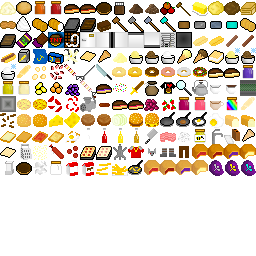
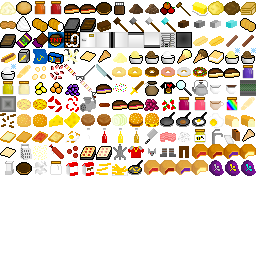
Two versions of the same layered image (w=256, h=256). Layer-by-layer changes:
added layer "Pasted Layer #187" above "Pasted Layer #186" over 226, 20, 237, 28
added layer "Pasted Layer #186" above "Pasted Layer #185" over 178, 20, 189, 28
added layer "Pasted Layer #185" above "Pasted Layer #184" over 210, 20, 221, 28
added layer "Pasted Layer #184" above "Pasted Layer #183" over 194, 20, 205, 28
added layer "Pasted Layer #183" above "Pasted Layer #182" over 161, 17, 176, 32
added layer "Pasted Layer #182" above "Pasted Layer #181" over 145, 17, 160, 32
added layer "Pasted Layer #181" above "Pasted Layer #180" over 129, 17, 144, 32
added layer "Pasted Layer #180" above "Pasted Layer #179" over 113, 17, 128, 32
hid "Pasted Layer #30" over 226, 21, 238, 29
hid "Pasted Layer #29" over 210, 21, 222, 29
hid "Pasted Layer #28" over 178, 21, 190, 29
hid "Pasted Layer #27" over 194, 21, 206, 29
hid "Pasted Layer #26" over 160, 16, 176, 32
hid "Pasted Layer #25" over 144, 16, 160, 32
hid "Pasted Layer #24" over 128, 16, 144, 32
hid "Pasted Layer #23" over 112, 16, 128, 32
